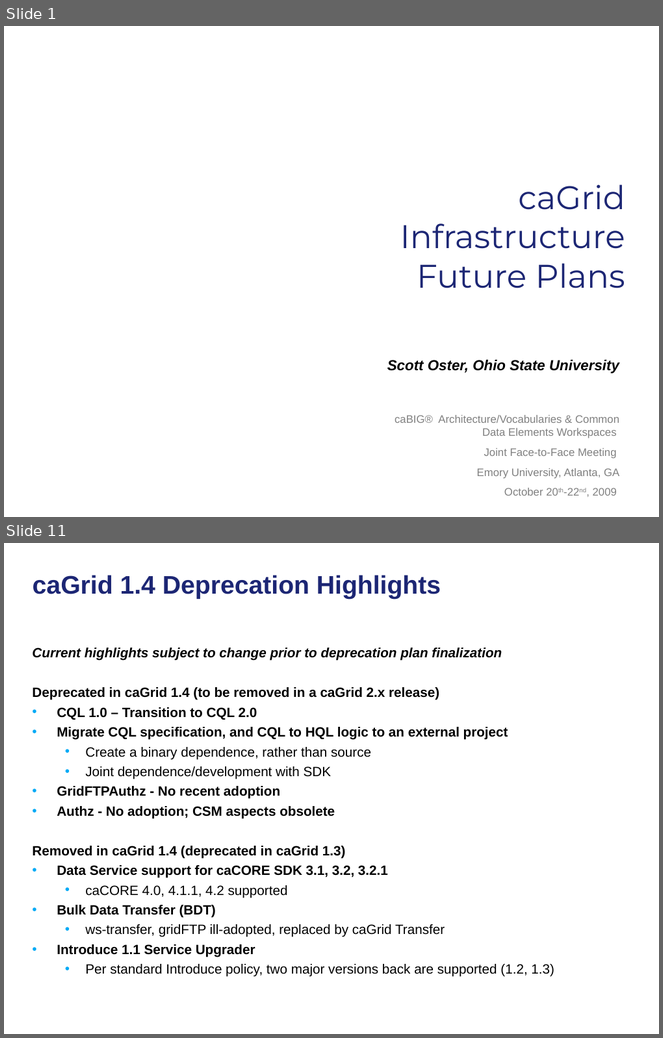
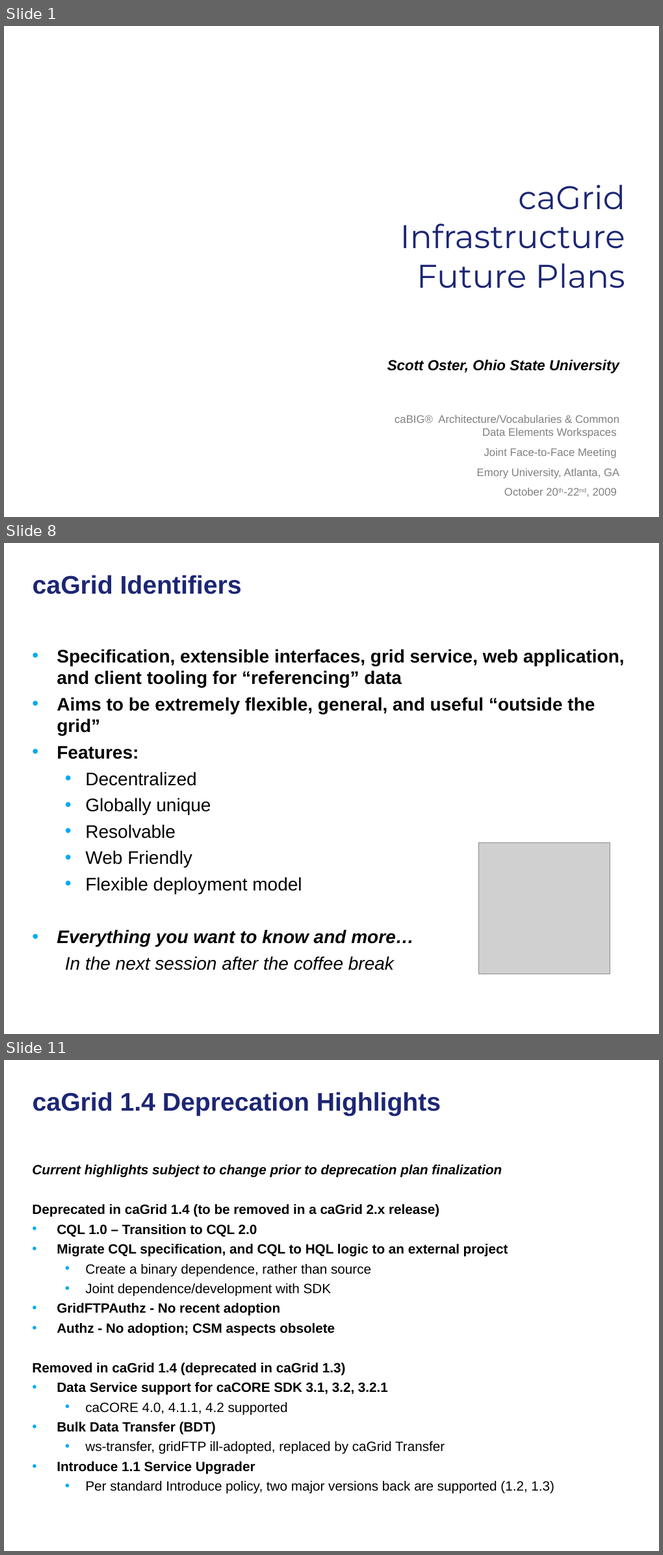
Before and after one commit to NCIP/cagrid-docs, a slide deck: general/presentations/200910_VCDE_ARCH/20091022_Arch_VCDE_caGrid_Future.ppt. Shown one above the other, each under a label of ours: slides 1 and 11 before the commit, slides 1, 8 and 11 after it; the slides between them are not shown. The pictures are 663x1038 and 663x1555 pixels, drawn with LibreOffice and Linux fonts; fonts in the diff are those of the drawing; grey boxes stand for pictures; background and template pictures are left out. Boxes give left, top, right and bottom in pixels: in the first picture for what was removed or moved away, otherwise in the second. Text is boxed around its words. In the diff, an @@ line names an element or a change of style, - is before the commit and + after.

```diff
--- a/general/presentations/200910_VCDE_ARCH/20091022_Arch_VCDE_caGrid_Future.ppt
+++ b/general/presentations/200910_VCDE_ARCH/20091022_Arch_VCDE_caGrid_Future.ppt
@@ slide 8 added at box(4, 543, 659, 1034), background picture (left out) @@
@@ title added at box(33, 575, 242, 594), 28 pt, text #1C2674, bold @@
+caGrid Identifiers
@@ text added at box(57, 649, 625, 971), 20 pt, text #000000, bold @@
+• Specification, extensible interfaces, grid service, web application, and client tooling for “referencing” data
+• Aims to be extremely flexible, general, and useful “outside the grid”
+• Features:
+  • Decentralized
+  • Globally unique
+  • Resolvable
+  • Web Friendly
+  • Flexible deployment model
+• Everything you want to know and more…
+  In the next session after the coffee break
@@ picture added at box(479, 843, 610, 975) @@
```
Also in this commit, not shown: 9 slides changed, 2 other slides added, 11 slides removed.
